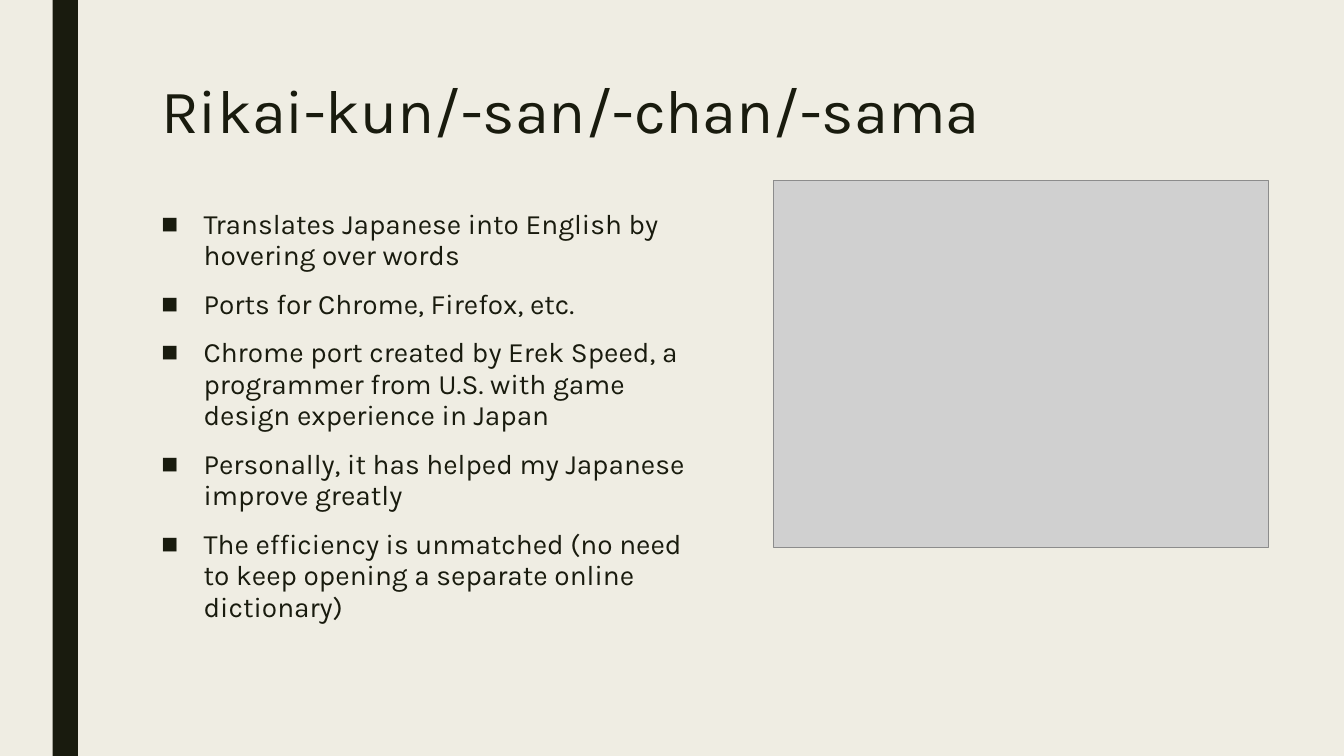
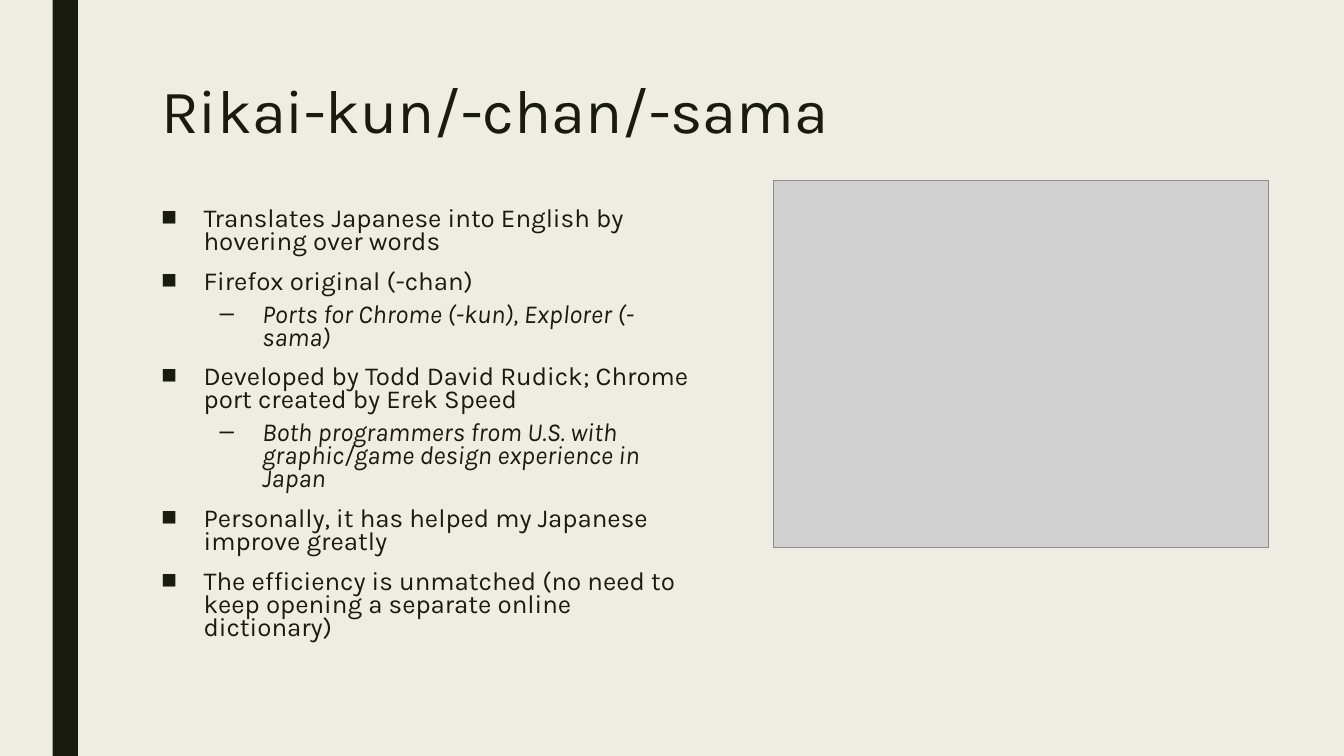
Before and after one commit to kenteexy/Interactive, a slide deck: slide 5 of weekly-projects/overlay-part-1-gathering/overlays.pptx. Drawn at 1344x756 pixels with LibreOffice and Linux fonts; fonts in the diff are those of the drawing; grey boxes stand for pictures. Boxes give left, top, right and bottom in pixels: in the first picture for what was removed or moved away, otherwise in the second. Text is boxed around its words. In the diff, an @@ line names an element or a change of style, - is before the commit and + after.

```diff
--- a/weekly-projects/overlay-part-1-gathering/overlays.pptx
+++ b/weekly-projects/overlay-part-1-gathering/overlays.pptx
@@ title at (161, 88, 828, 138): text changed @@
-Rikai-kun/-san/-chan/-sama
+Rikai-kun/-chan/-sama
@@ text at (204, 209, 675, 643): size 20 to 18.5 pt in "Translates Japanese into English by hovering over ...", "Personally, it has helped my Japanese improve ...", "The efficiency is unmatched (no need to ..."; line spacing 0.94 to 0.74 @@
@@ text at (204, 271, 688, 493): text changed; size 20 to 18.5 pt; italic on @@
-■ Ports for Chrome, Firefox, etc.
-■ Chrome port created by Erek Speed, a programmer from U.S. with game design experience in Japan
+■ Firefox original (-chan)
+  – Ports for Chrome (-kun), Explorer (-sama)
+■ Developed by Todd David Rudick; Chrome port created by Erek Speed
+  – Both programmers from U.S. with graphic/game design experience in Japan
```
Also in this commit, not shown: 1 other file.
